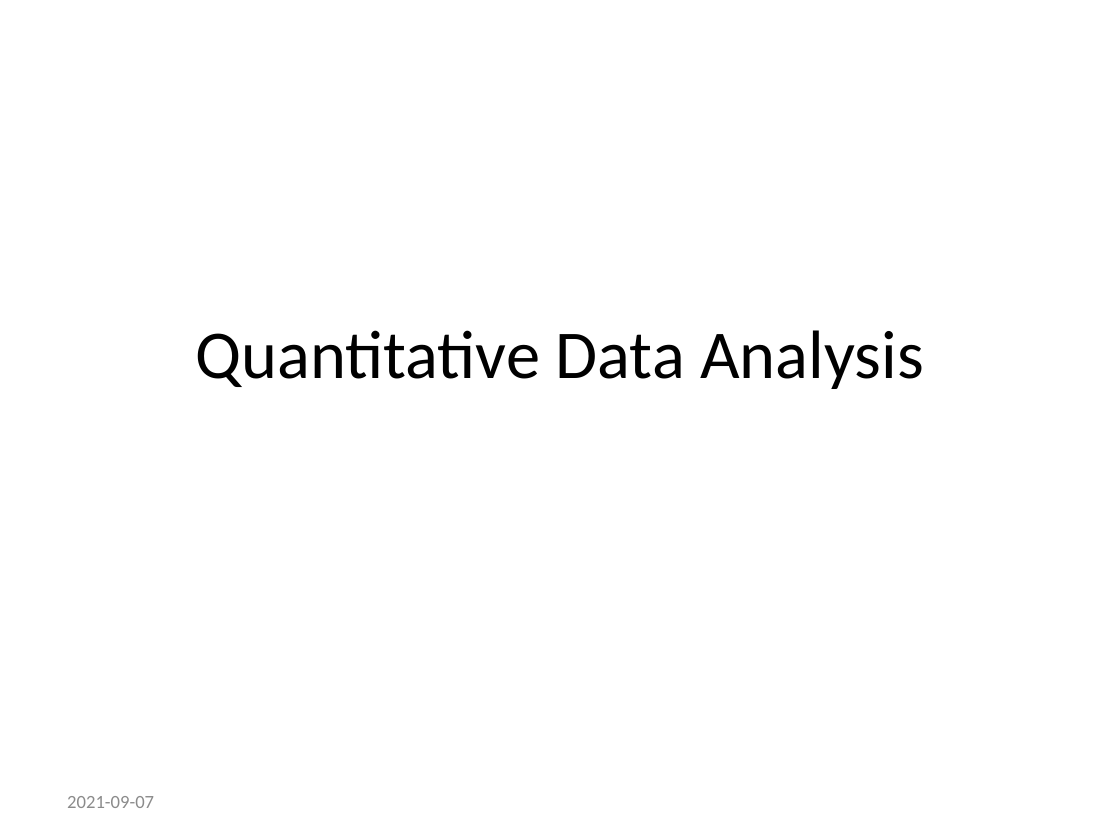
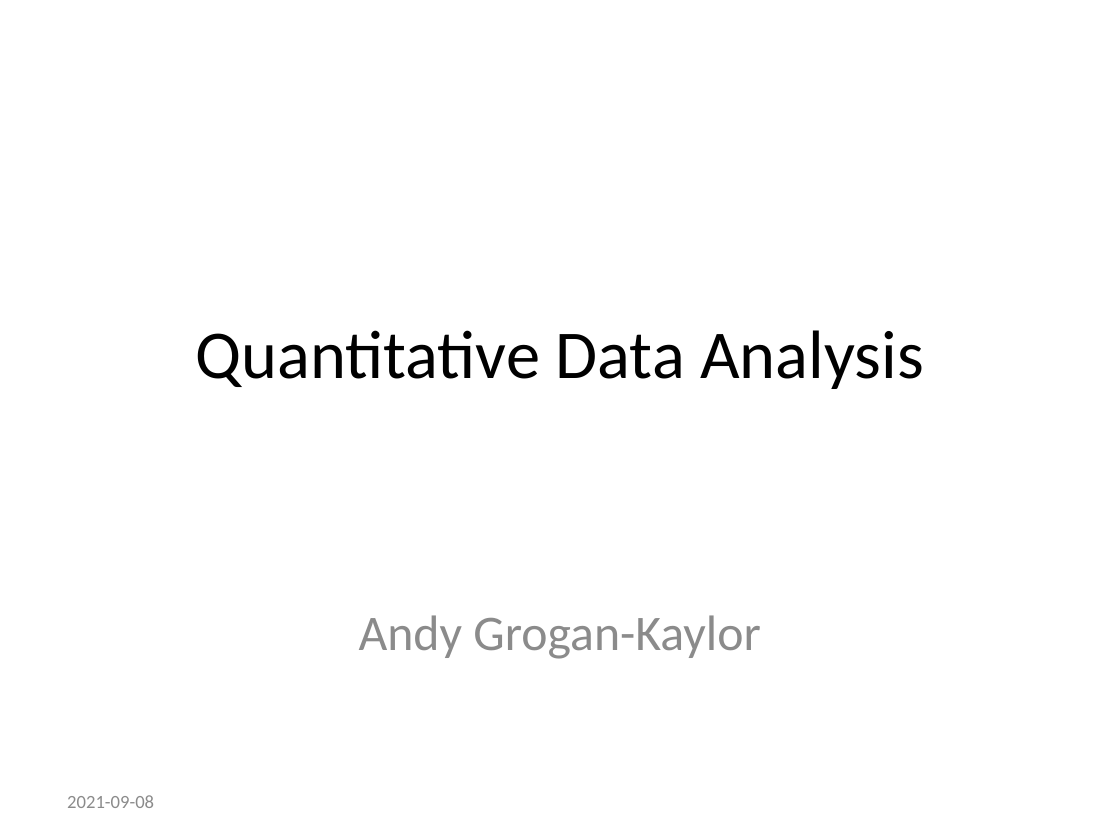
Before and after one commit to agrogan1/teaching, a slide deck: slide 1 of quantitative-data-analysis/quantitative-data-analysis.pptx. Drawn at 1120x840 pixels with LibreOffice and Linux fonts; fonts in the diff are those of the drawing. Boxes give left, top, right and bottom in pixels: in the first picture for what was removed or moved away, otherwise in the second. Text is boxed around its words. In the diff, an @@ line names an element or a change of style, - is before the commit and + after.

```diff
--- a/quantitative-data-analysis/quantitative-data-analysis.pptx
+++ b/quantitative-data-analysis/quantitative-data-analysis.pptx
@@ subtitle added at [359, 615, 760, 659], 32 pt, text #8C8C8C @@
+Andy Grogan-Kaylor
@@ text at [67, 795, 154, 808]: text changed @@
-2021-09-07
+2021-09-08
```
Also in this commit, not shown: 4 other slides changed, 8 slides added, 6 other files.
